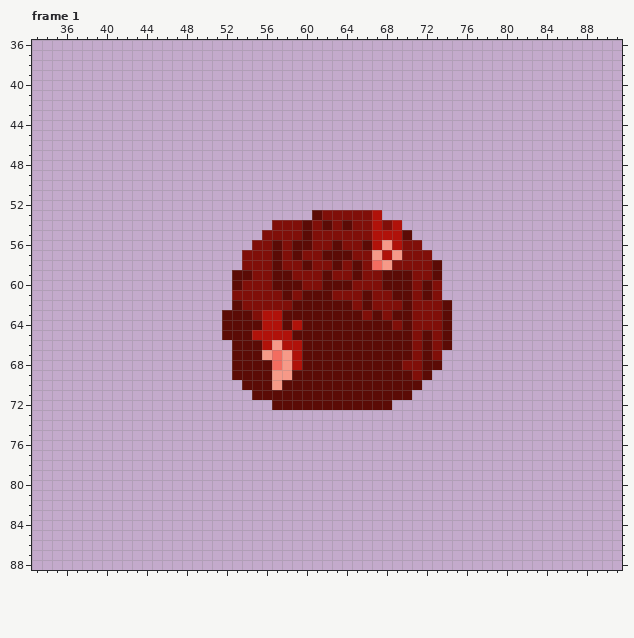
One commit to this pixel-art file: sprites/player-mid-movedown.aseprite. That is the earlier state.
64x64 pixels, 4 frames. Shown: frame 1: x 33..91, y 36..88. The old version is drawn lined up with the new one, on the new canvas. The commit also changed other frames, which this record leaves out.
After the commit:
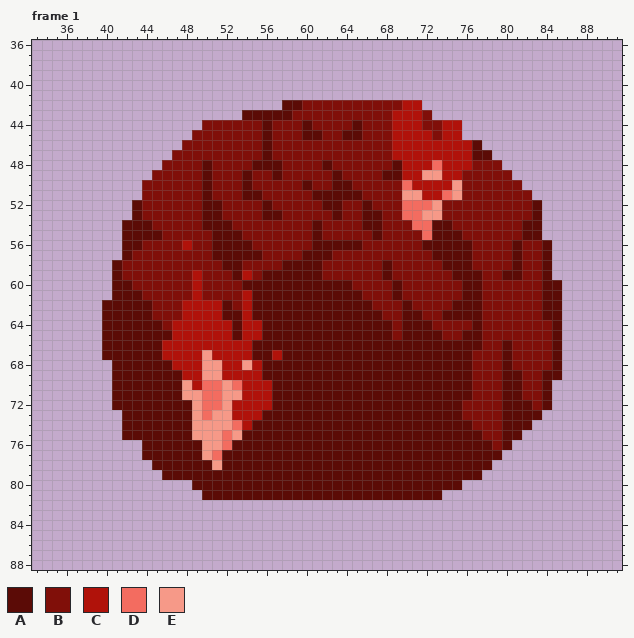
Palette (. is transparent): A #5b0b06  B #800f09  C #b0120a  D #f36c60  E #f69988
Difference:
canvas 64x64 -> 128x128, the old top-left corner now at 32,32
Frame 1:
y 42: x 58..71 .............. -> AABBBBBBBBBBCC
y 43: x 54..72 ................... -> AAAAABBBBBBBBBBCCCB
y 44: x 50..75 .......................... -> BBBBBBABBBABBBBABBBCCCBBCC
y 45: x 49..75 ........................... -> BBBBBBBABBBAABBAABBBCCCCBCC
y 46: x 48..77 .............................. -> BBBBBBBBABBBBBBBBBBBBCCCCCCCCA
y 47: x 47..78 ................................ -> BBBBBBBBBABBBBBBBBBBBBCCCCCCCCAA
y 48: x 46..79 .................................. -> BBBBABBBBAAABBBBABBBBBBACCCDCCCBBB
y 49: x 45..80 .................................... -> BBBBBABBBABBABBBBBABBBBAACCEECCBBBBB
y 50: x 44..81 ...................................... -> BBBBBBABBBABBBBBABBAABBBBBDCCCCEBBBBBB
y 51: x 44..82 ....................................... -> BBBBBBABBBAABBBBBAAAAABBBBEECCDEBBBBBBB
y 52: x 43..83 ......................................... -> ABBBBBBAABBBBABBBBBAABBABBBDDDEBBBBBBBBBA
y 53: x 43..61 ..................A -> ABBBBBBAABBBBAABBBB; x 63 B -> A; x 66..83 BC................ -> AABBDDEEBBBBBBBBBA
y 54: x 42..56 ............... -> AAABBBBBAAABBBB; x 60..62 ABA -> BAB; x 64 A -> B; x 66..67 BC -> AA; x 69..83 C.............. -> BBDDAABBBBBBBAA
y 55: x 42..55 .............. -> AAAABBBBBAAABB; x 60..61 AB -> BA; x 67..83 CCCA............. -> ABBBBDAAABBBBBBAA
y 56: x 42..54 ............. -> AABBBBCBBAAAA; x 57 A -> B; x 59..62 AABB -> BBAA; x 64..69 BBACEC -> AABBBB; x 72..84 ............. -> AAAAABBBBABBA
y 57: x 42..55 ............BB -> ABBBBBBBBAAAAA; x 57 A -> B; x 59..61 ABB -> BAA; x 63..64 AA -> BB; x 67..69 ECE -> BBB; x 73..84 ............ -> AAAABBBBABBA
y 58: x 41..53 ............. -> ABBBBBBBBBBAA; x 57..59 ABB -> BAA; x 61 B -> A; x 63 A -> B; x 65 A -> B; x 67..68 DE -> BA; x 73..84 A........... -> BAAABBBBABBA
y 59: x 41..52 ............ -> ABBBBBBBCBBB; x 54 A -> C; x 56 B -> A; x 59..62 BBBA -> AAAB; x 65 A -> B; x 69..70 AA -> BB; x 73..84 A........... -> BBAAABBAABBA
y 60: x 41..56 ............ABBB -> AABBBBBBCBBBBAAA; x 60..61 BB -> AA; x 68 A -> B; x 70 A -> B; x 72 A -> B; x 74..85 ............ -> BBAABBBBBBAA
y 61: x 41..52 ............ -> AAABBBBBCBBB; x 54..57 BBBB -> CAAA; x 59 B -> A; x 63..66 BBBA -> AAAB; x 70 A -> B; x 72 A -> B; x 74..85 ............ -> BBAABBBBBBAA
y 62: x 40..58 .............ABBBBB -> AAAAABBBCCCCABCAAAA; x 65 B -> A; x 74..85 A........... -> BAAABBBBBBAA
y 63: x 40..51 ............ -> AAAAABBBCCCC; x 54..57 ABCC -> CAAA; x 66 B -> A; x 69 A -> B; x 71 B -> A; x 75..85 ........... -> AAABBBBBBAA
y 64: x 40..52 ............A -> AAAAAABCCCCCC; x 54..57 AACC -> CCAA; x 59 C -> A; x 71..72 BB -> AA; x 74..85 A........... -> BBBABBBBBBBA
y 65: x 40..52 ............A -> AAAAAAACCCCCC; x 54 A -> C; x 56..58 CCC -> AAA; x 69 A -> B; x 71 B -> A; x 73..85 BA........... -> ABBAABBBBBBBA
y 66: x 40..54 .............AA -> AAAAAACCCCCCCCC; x 56..59 CECC -> AAAA; x 71 B -> A; x 73 B -> A; x 75..85 ........... -> AAABBABBBBA
y 67: x 40..54 .............AA -> AAAAAACCCCECCCC; x 56..59 EDEC -> ACAA; x 71 B -> A; x 73..85 B............ -> AAAABBBABBBBA
y 68: x 41..55 ............AAA -> AAAAAACCCEECCEC; x 57..59 DEC -> AAA; x 70..71 BB -> AA; x 74..85 ............ -> AAABBBABBBBA
y 69: x 41..55 ............AAA -> AAAAAAACCEECCCC; x 57..58 EE -> AA; x 71 B -> A; x 73..85 ............. -> AAAABBBAABBAA
y 70: x 41..57 .............AAAE -> AAAAAAAECDDEDCCCA; x 72..84 ............. -> AAAAABBBAABBA
y 71: x 41..56 ..............AA -> AAAAAAAEEDDEECCC; x 71..84 .............. -> AAAAAABBBAABBA
y 72: x 41..56 ................ -> AAAAAAAAEDDECCCC; x 69..84 ................ -> AAAAAAABBBBAAABA
y 73: x 42..83 .......................................... -> AAAAAAAEDEECCCAAAAAAAAAAAAAAAAAAAABBBBAAAA
y 74: x 42..82 ......................................... -> AAAAAAAEEEEDCAAAAAAAAAAAAAAAAAAAAAABBBAAA
y 75: x 42..81 ........................................ -> AAAAAAAEEEDEAAAAAAAAAAAAAAAAAAAAAAAABBAA
y 76: x 44..80 ..................................... -> AAAAAAEEDAAAAAAAAAAAAAAAAAAAAAAAAAABA
y 77: x 44..79 .................................... -> AAAAAAEDAAAAAAAAAAAAAAAAAAAAAAAAAAAA
y 78: x 45..78 .................................. -> AAAAAAEAAAAAAAAAAAAAAAAAAAAAAAAAAA
y 79: x 46..77 ................................ -> AAAAAAAAAAAAAAAAAAAAAAAAAAAAAAAA
y 80: x 49..75 ........................... -> AAAAAAAAAAAAAAAAAAAAAAAAAAA
y 81: x 50..73 ........................ -> AAAAAAAAAAAAAAAAAAAAAAAA
Boxes around the changes in both pictures, in picture pixels (x1, y1, x2, y2):
changed: (102, 100, 562, 500)
